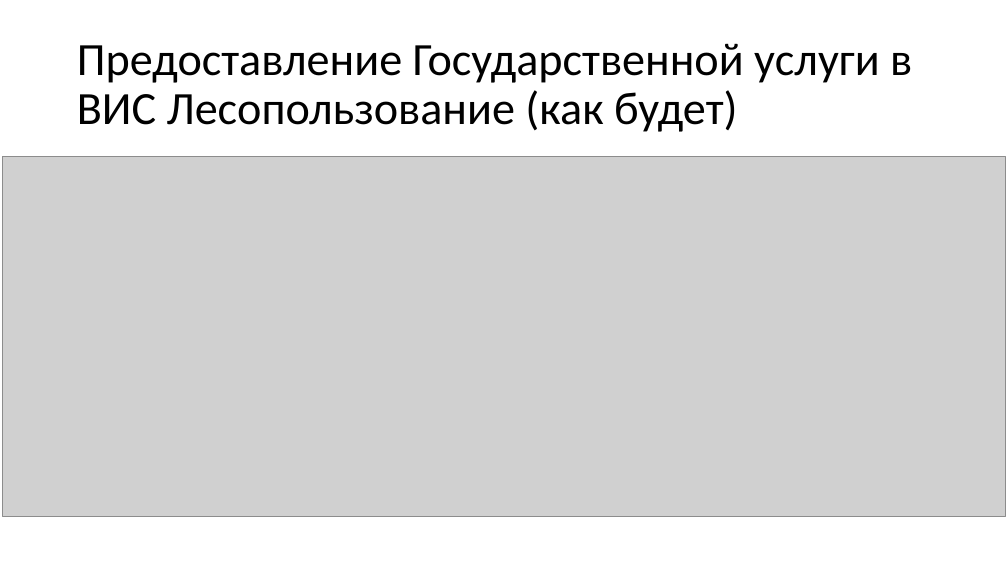
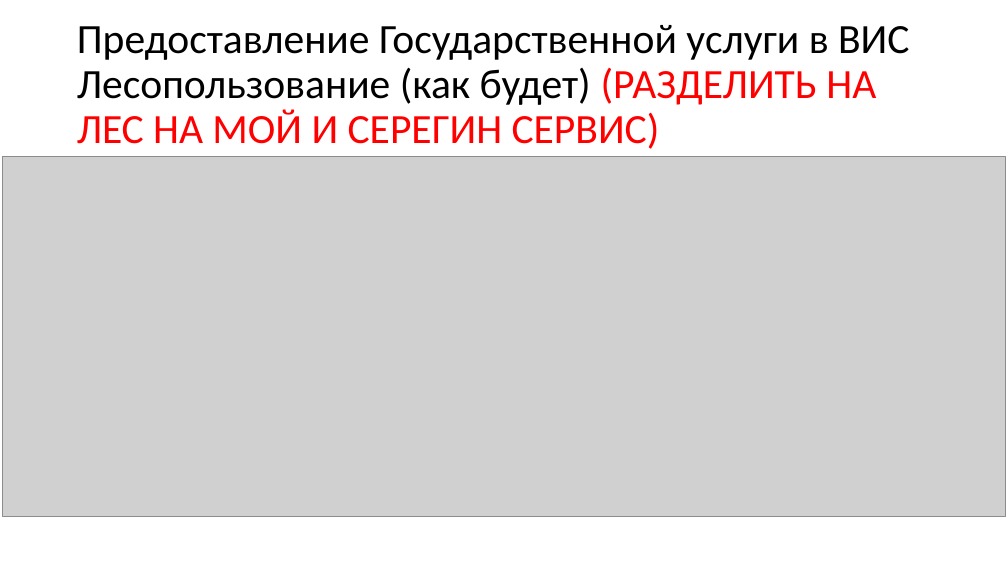
Before and after one commit to mcdodik20008/docs, a slide deck: slide 4 of Презентация.pptx. Drawn at 1008x567 pixels with LibreOffice and Linux fonts; fonts in the diff are those of the drawing; grey boxes stand for pictures. Boxes give left, top, right and bottom in pixels: in the first picture for what was removed or moved away, otherwise in the second. Text is boxed around its words. In the diff, an @@ line names an element or a change of style, - is before the commit and + after.

```diff
--- a/Презентация.pptx
+++ b/Презентация.pptx
@@ title at bbox=[77, 25, 909, 149]: text changed; size 44 to 39.6 pt @@
-Предоставление Государственной услуги в ВИС Лесопользование (как будет)
+Предоставление Государственной услуги в ВИС Лесопользование (как будет) (РАЗДЕЛИТЬ НА ЛЕС НА МОЙ И СЕРЕГИН СЕРВИС)
```
Also in this commit, not shown: 2 other slides changed, 1 other file.
